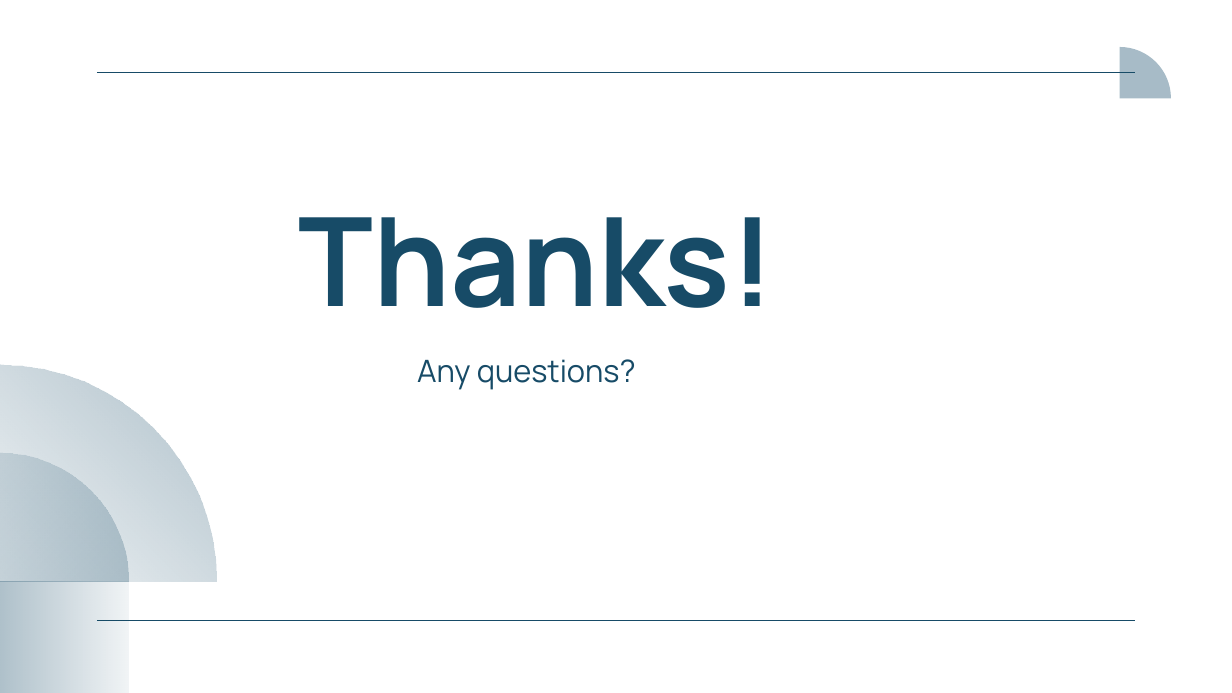
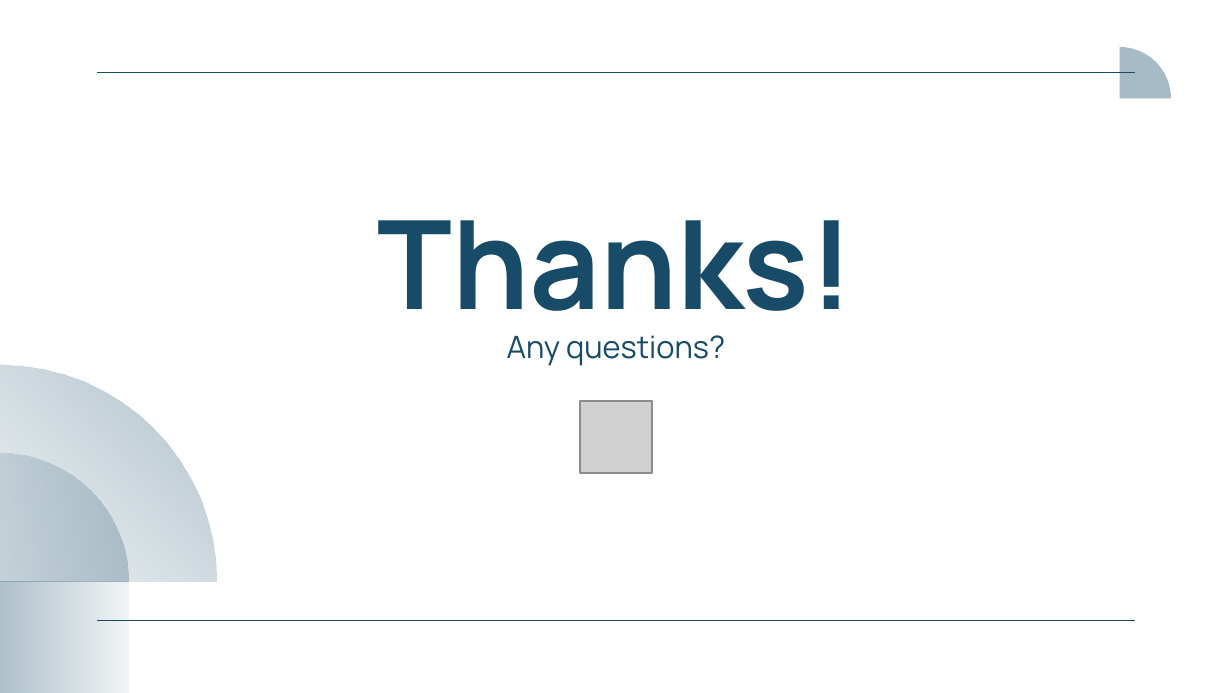
Before and after one commit to YoavGold/hw_sw_project, a slide deck: slide 40 of presentation/final_presentation.pptx (slide 2 before the commit). Drawn at 1232x693 pixels with LibreOffice and Linux fonts; fonts in the diff are those of the drawing; grey boxes stand for pictures. Boxes give left, top, right and bottom in pixels: in the first picture for what was removed or moved away, otherwise in the second. Text is boxed around its words. In the diff, an @@ line names an element or a change of style, - is before the commit and + after.

```diff
--- a/presentation/final_presentation.pptx
+++ b/presentation/final_presentation.pptx
@@ title "Thanks!" at (x1=378, y1=220, x2=854, y2=341): alignment left to centre @@
@@ subtitle "Any questions?" at (x1=507, y1=335, x2=725, y2=366): alignment left to centre @@
@@ subtitle "Any questions?" moved from (x1=417, y1=359, x2=636, y2=390) to (x1=507, y1=335, x2=725, y2=366) @@
@@ picture added at (x1=580, y1=402, x2=652, y2=473) @@
```
Also in this commit, not shown: 38 slides added, 1 other file.
